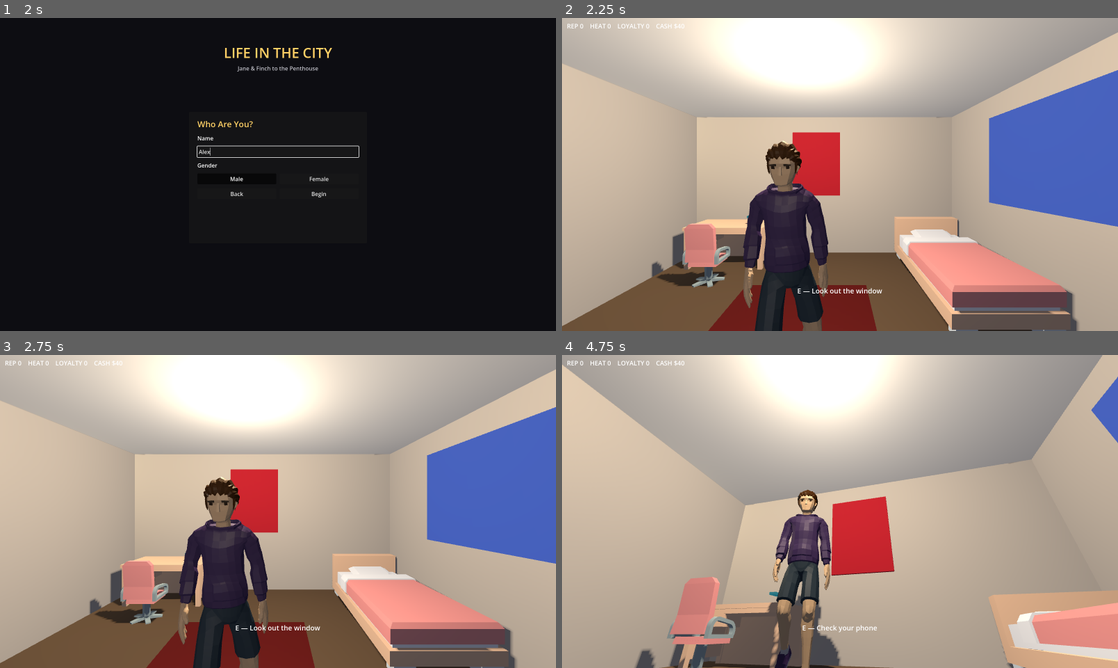
Above: before the commit, frames 1-4 (two rows, left to right).
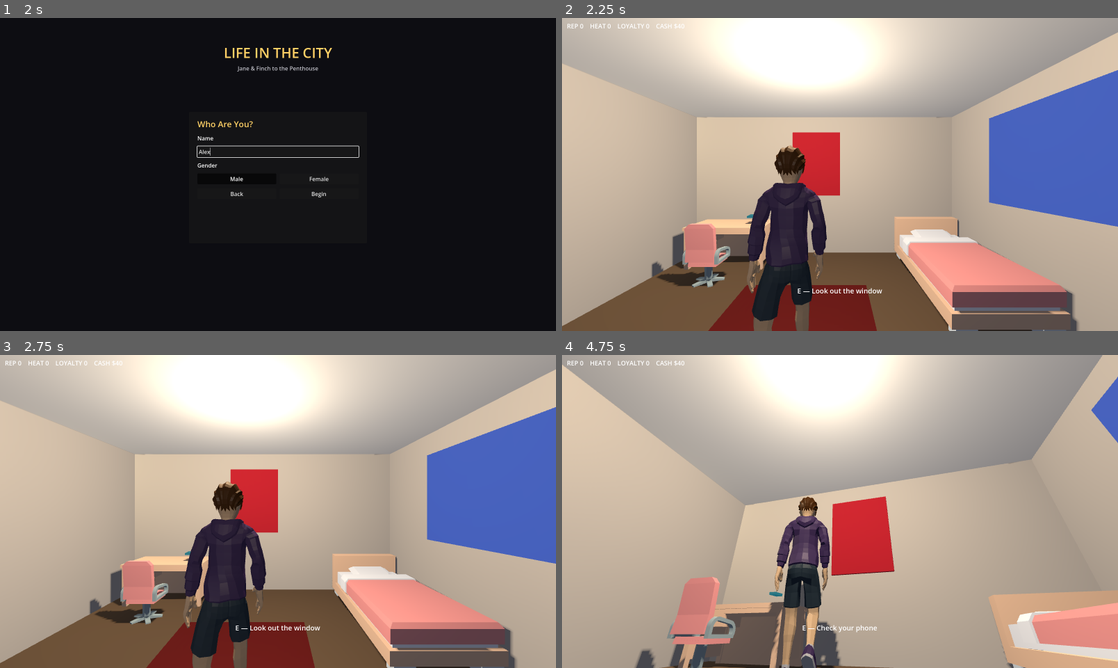
Above: after the commit, the same moments.

Repository: Hamzah-Muhammad/LifeInTheCityRPG
Game: Godot game, scene res://scenes/ui/main_menu.tscn
Same seed, same stepped clock (60 frames per second), same inputs: the game is played once before the commit and once after it.
Inputs (mouse positions are in pixels of both pictures, inside the frame that each line leads up to):
- Up to frame 1 (2 s): click "New Game" at 0.5 s; click (278, 152) at 1.27 s; type "Alex" at 1.35 s
- Up to frame 2 (2.25 s): click "Begin" at 2 s
- Up to frame 3 (2.75 s): no input
- Up to frame 4 (4.75 s): move the mouse to (867, 511) at 2.77 s; hold W (move_forward) 2.78-3.5 s; hold E (interact) 2.78-3.5 s; click "Continue" at 3.5 s; move the mouse to (812, 511) at 4.27 s; hold W (move_forward) from 4.28 s (still down); tap Shift (sprint) at 4.35 s

Frame 1 is identical in both runs. In frame 2, 2.6% of the frame differs, in the area x 32-48%, y 39-100%; in frame 3, 2.6%; in frame 4, 2.9%, in the area x 36-50%, y 42-100%.

Commit message:
Fix Malik's model facing backwards (glTF +Z default vs Godot's -Z forward)
The camera rig (fixed in the previous session) was actually correct -
geometrically behind the player, facing the same direction they walk.
The remaining "camera pointing at the player's face" symptom the user
reported was a second, separate bug: the character model itself was
facing the wrong way.

Root cause, confirmed both from Godot's own documentation of this
exact class of bug (godot-proposals#6198, godot/godot#45578) and
empirically: glTF's spec default is +Z-forward, Godot's engine
convention is -Z-forward, and Godot's glTF importer does NOT
auto-correct the mismatch - "the vast majority of 3D tools" author to
+Z, so imports commonly end up backwards unless explicitly fixed.

Verified with a new diagnostic (test/facing_diagnostic.gd) that reads
the skeleton's actual rest-pose bone positions in world space:
"Right"-named bones sat at -X and "Left"-named bones at +X before the
fix - backwards, given Godot's -X-forward convention means a correctly
facing character's own right side should be at +X. Rotated Malik's
Model node 180deg around Y in malik.tscn; re-running the diagnostic
confirms Right bones now sit at +X, Left at -X - correct.

Full regression suite (headless load, dialogue smoke test, camera
diagnostic) still passes - this was an isolated fix to the model's
own orientation, independent of the camera rig or collision layers.

Co-Authored-By: Claude Sonnet 5 <noreply@anthropic.com>

Diff:
--- a/scenes/characters/malik.tscn
+++ b/scenes/characters/malik.tscn
@@ -5,4 +5,4 @@
 [node name="Malik" type="Node3D"]
 
 [node name="Model" parent="." instance=ExtResource("1_hoodie")]
-transform = Transform3D(0.9356, 0, 0, 0, 0.9356, 0, 0, 0, 0.9356, 0, 0, 0)
+transform = Transform3D(-0.9356, 0, 0, 0, 0.9356, 0, 0, 0, -0.9356, 0, 0, 0)
--- /dev/null
+++ b/test/facing_diagnostic.gd
@@ -0,0 +1,83 @@
+extends Node
+## Determines whether Malik's glTF model actually faces Godot's forward
+## convention (-Z) or the glTF spec default (+Z, which Godot does NOT
+## auto-correct on import - confirmed via web research, godotengine/godot
+## issue #45578 and godot-proposals #6198).
+##
+## Method: read the skeleton's actual bone rest-pose positions. Godot's
+## unambiguous, independently-verified convention (Camera3D at identity
+## looks down -Z with +X to the right of the view) means a character
+## authored to face -Z has their own anatomical RIGHT side toward world +X.
+## So: if a "right"-named bone sits at local +X, the model faces -Z
+## (correct, matches engine forward). If it sits at -X, the model faces
+## +Z (backwards - needs a 180 deg fix).
+##
+## Run: godot --headless --path . res://test/facing_diagnostic.tscn
+
+const MALIK_SCENE := "res://scenes/characters/malik.tscn"
+
+
+func _ready() -> void:
+	var malik: Node = (load(MALIK_SCENE) as PackedScene).instantiate()
+	add_child(malik)
+
+	var skeleton := _find_skeleton(malik)
+	if skeleton == null:
+		print("No Skeleton3D found under malik.tscn")
+		get_tree().quit(1)
+		return
+
+	print("== FACING DIAGNOSTIC ==")
+	print("Skeleton3D found: %s" % skeleton.get_path())
+	print("Skeleton3D.global_transform = %s" % skeleton.global_transform)
+	print("Bone count: %d" % skeleton.get_bone_count())
+	print("")
+	print("Bone names + WORLD-space position (skeleton.global_transform * bone_global_rest.origin):")
+	var left_x := []
+	var right_x := []
+	for i in skeleton.get_bone_count():
+		var bname := skeleton.get_bone_name(i)
+		var global_rest := skeleton.get_bone_global_rest(i)
+		var world_pos: Vector3 = skeleton.global_transform * global_rest.origin
+		print("  [%d] %-30s world_pos=%s" % [i, bname, world_pos])
+		var lname := bname.to_lower()
+		if "left" in lname or lname.ends_with("_l") or lname.ends_with(".l"):
+			left_x.append(world_pos.x)
+		elif "right" in lname or lname.ends_with("_r") or lname.ends_with(".r"):
+			right_x.append(world_pos.x)
+
+	print("")
+	if left_x.is_empty() and right_x.is_empty():
+		print("No left/right-named bones found - cannot determine facing this way.")
+	else:
+		var avg_left: float = 0.0
+		for v in left_x:
+			avg_left += v
+		if left_x.size() > 0:
+			avg_left /= left_x.size()
+		var avg_right: float = 0.0
+		for v in right_x:
+			avg_right += v
+		if right_x.size() > 0:
+			avg_right /= right_x.size()
+		print("avg 'left'-named bone global X:  %f  (n=%d)" % [avg_left, left_x.size()])
+		print("avg 'right'-named bone global X: %f  (n=%d)" % [avg_right, right_x.size()])
+		print("")
+		if right_x.size() > 0 and avg_right > avg_left:
+			print("CONCLUSION: right-side bones at +X => model faces -Z (Godot's forward). Model orientation is CORRECT.")
+		elif right_x.size() > 0 and avg_right < avg_left:
+			print("CONCLUSION: right-side bones at -X => model faces +Z (glTF default, backwards vs Godot forward). Model needs a 180deg Y fix.")
+		else:
+			print("CONCLUSION: inconclusive from bone names alone.")
+
+	get_tree().quit(0)
+
+
+func _find_skeleton(node: Node) -> Skeleton3D:
+	if node is Skeleton3D:
+		return node
+	for child in node.get_children():
+		var found := _find_skeleton(child)
+		if found != null:
+			return found
+	return null
--- /dev/null
+++ b/test/facing_diagnostic.tscn
@@ -0,0 +1,6 @@
+[gd_scene load_steps=2 format=3]
+
+[ext_resource type="Script" path="res://test/facing_diagnostic.gd" id="1_facing"]
+
+[node name="FacingDiagnostic" type="Node"]
+script = ExtResource("1_facing")
Not shown, added: test/camera_diagnostic.gd.uid
Not shown, added: tools/generate_scene.gd.uid
